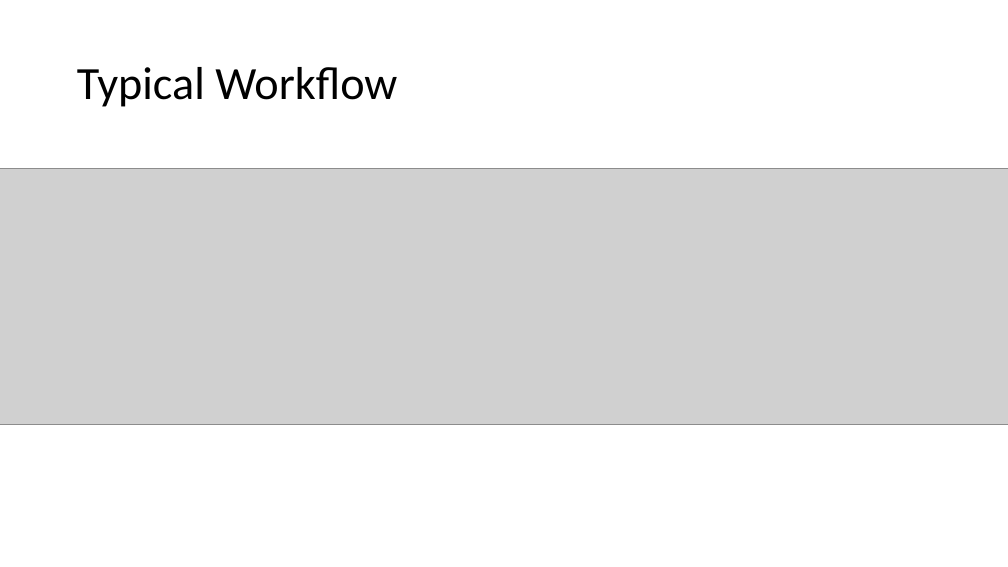
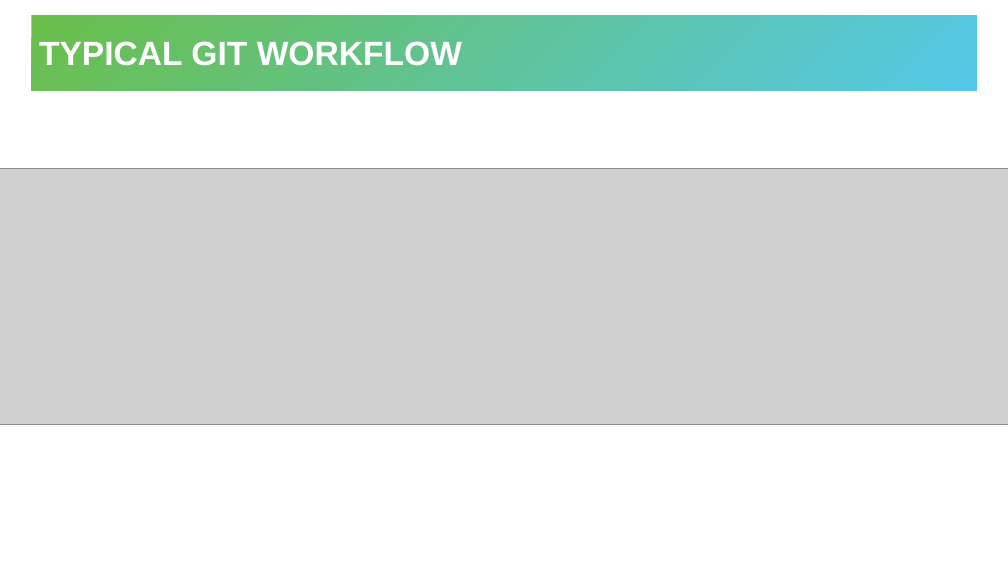
Before and after one commit to hytechclub/cs-102, a slide deck: slide 6 of Git/PushingAndPulling/GitHubCollaboration.pptx. Drawn at 1008x567 pixels with LibreOffice and Linux fonts; fonts in the diff are those of the drawing; grey boxes stand for pictures. Boxes give left, top, right and bottom in pixels: in the first picture for what was removed or moved away, otherwise in the second. Text is boxed around its words. In the diff, an @@ line names an element or a change of style, - is before the commit and + after.

```diff
--- a/Git/PushingAndPulling/GitHubCollaboration.pptx
+++ b/Git/PushingAndPulling/GitHubCollaboration.pptx
@@ title "TYPICAL GIT WORKFLOW": place and size @@
-title "TYPICAL GIT WORKFLOW" at bbox=[77, 67, 397, 107]
+title "TYPICAL GIT WORKFLOW" at bbox=[32, 15, 977, 91]
@@ title "TYPICAL GIT WORKFLOW" at bbox=[32, 15, 977, 91]: fill none to gradient #6ABF4B to #54C8E8 @@
@@ title at bbox=[39, 41, 462, 66]: text changed; size 44 to 32 pt; font Calibri to Arial; text colour #000000 to #FFFFFF; bold on @@
-Typical Workflow
+TYPICAL GIT WORKFLOW
```
Also in this commit, not shown: 5 other slides changed, 1 slide added, 1 slide removed, 1 other file.
